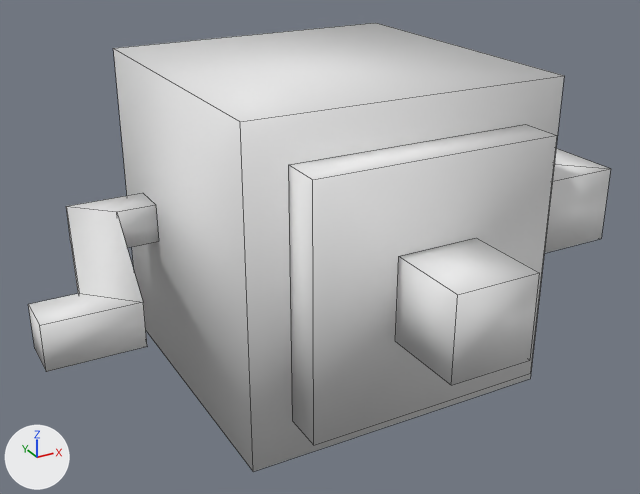
The FBX model LD30Content/models/interior/teapot.fbx: old version first, new version second.
Before and after are seen from a camera (50 mm lens) standing at (-0.00512, -0.00853, 0.00426) and looking at (-0.00033, 0.00019, -0.0001). Lighting does not change. The marker at lower left points along +X, +Y and +Z. Mesh edges are drawn as thin lines. Where no turn or scale is listed for an object, it has been applied to the vertices.

Script lines for the objects in view, before the commit:
```python
me_teapot = bpy.data.meshes.new('teapot')
me_teapot.from_pydata(...)  # 56 vertices, 46 faces; spans x -0.00389..0.00361, y -0.00261..0.00289, z -0.002..0.002
# before: 24 (-0.00339, -0.00036, -0.00025), 25 (-0.00339, -0.00036, 0.00025) at pixel (79, 293), 26 (-0.00289, -0.00086, -0.00025) at pixel (147, 346), 27 (-0.00289, -0.00086, 0.00025) at pixel (143, 302), 28 (-0.00389, -0.00036, -0.00025) at pixel (34, 348)
# before: 29 (-0.00389, -0.00036, 0.00025) at pixel (28, 304), 30 (-0.00389, -0.00086, -0.00025) at pixel (46, 371), 31 (-0.00389, -0.00086, 0.00025) at pixel (39, 325)
ob_teapot = bpy.data.objects.new('teapot', me_teapot)
ob_teapot.location = (0.0, 0.0, 0.0)
```
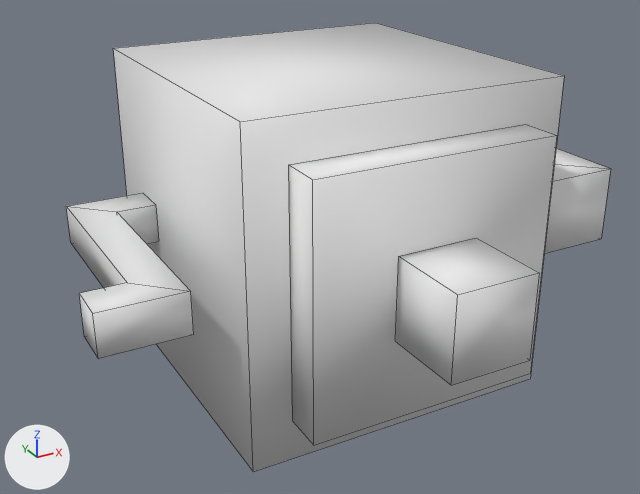
The newer file is also turned or shifted as a whole; pictures and numbers use the older file's frame.

Boxes (x1, y1, x2, y2) around the edits, measured in the pictures (640 x 494 px; the box of a moved part takes in the faces that stretch with it):
'teapot', reshaped (7% narrower): before (28, 23, 611, 471); after (66, 23, 611, 471)
part 1 of me_teapot, moved or reshaped: before (28, 206, 147, 372); after (66, 206, 194, 359)

The change in detail:
me_teapot has 56 vertices, 46 faces and spans x -0.00389..0.00361, y -0.00261..0.00289, z -0.002..0.002.
me_teapot is used by ob_teapot; location (0.0, 0.0, 0.0).
Part 1, on me_teapot:
Vertices 24 to 31 of me_teapot move by (0.0005, 0.0, 0.0).
